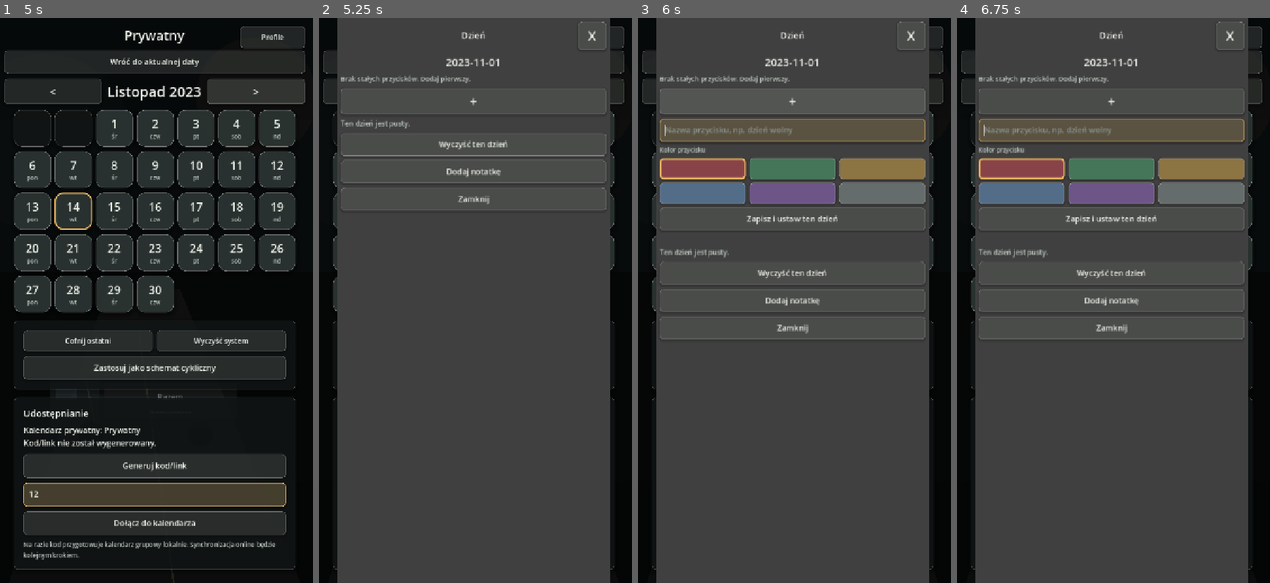
Above: before the commit, frames 1-4 (left to right).
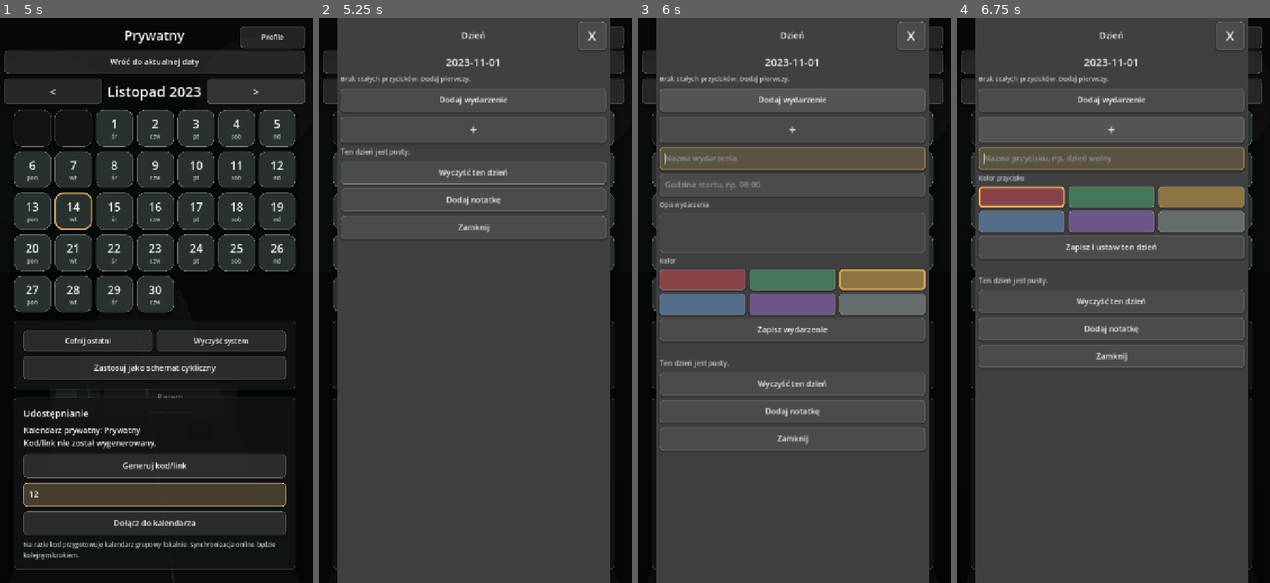
Above: after the commit, the same moments.

Repository: ElKlient/IDOL-Genesis
Game: Godot game, scene res://scenes/main.tscn
Two runs of this game, one before a commit and one after it. Both use one fixed random seed, a clock stepped at 60 frames per second and the inputs below.
Inputs (mouse positions are in pixels of both pictures, inside the frame that each line leads up to):
- Up to frame 1 (5 s): click (153, 492) at 0.52 s; type "12" at 0.6 s; click "Wróć do aktualnej daty" at 1.25 s; click "<" at 2 s; click "<" at 2.75 s; click ">" at 3.5 s; click ">" at 4.25 s
- Up to frame 2 (5.25 s): click (431, 125) at 5.02 s
- Up to frame 3 (6 s): click (791, 97) at 5.75 s, where only the run after the commit has a clickable "Dodaj wydarzenie"
- Up to frame 4 (6.75 s): click (1113, 125) at 6.52 s

Frame 1 is identical in both runs. In frame 2, 2.0% of the frame differs, in the area x 6-92%, y 13-39%; in frame 3, 17%, in the area x 6-92%, y 13-77%; in frame 4, 14%.

Commit message:
Add event dots to shared calendar

Diff:
--- a/apps/wspolny-kalendarz/scripts/main.gd
+++ b/apps/wspolny-kalendarz/scripts/main.gd
@@ -27,6 +27,8 @@
 const PROFILE_PANEL_WIDTH := 282
 const PROFILE_PANEL_HEIGHT := 410
 const SYSTEM_REPEAT_YEARS_AHEAD := 5
+const DEFAULT_EVENT_COLOR_INDEX := 2
+const MAX_EVENT_DOTS_ON_TILE := 5
 
 const COLOR_PANEL := Color(0.070, 0.085, 0.087, 0.82)
 const COLOR_PANEL_SOFT := Color(0.105, 0.120, 0.116, 0.76)
@@ -80,7 +82,7 @@
 var day_event_time_input: LineEdit
 var day_event_description_input: TextEdit
 var day_event_color_palette: GridContainer
-var day_event_color_index := 0
+var day_event_color_index := DEFAULT_EVENT_COLOR_INDEX
 var day_event_status_label: Label
 var day_fixed_button_form_box: VBoxContainer
 var day_fixed_name_input: LineEdit
@@ -379,6 +381,12 @@
 	day_quick_buttons_grid.add_theme_constant_override("separation", 8)
 	box.add_child(day_quick_buttons_grid)
 
+	var add_event_button := Button.new()
+	add_event_button.text = "Dodaj wydarzenie"
+	_prepare_control(add_event_button, 18, 54)
+	_connect_tap(add_event_button, Callable(self, "_toggle_day_event_form"))
+	box.add_child(add_event_button)
+
 	var add_fixed_button := Button.new()
 	add_fixed_button.text = "+"
 	_prepare_control(add_fixed_button, 30, 58)
@@ -552,7 +560,7 @@
 	var detail_events := _event_details_for_day(key)
 	var has_note := _notes().has(key) and String(_notes()[key]).strip_edges() != ""
 	var is_today := _is_today(year, month, day)
-	var color := _color_for_day(key, event_ids)
+	var color := _color_for_day(event_ids)
 
 	var button := Button.new()
 	button.text = ""
@@ -564,7 +572,7 @@
 	button.add_theme_stylebox_override("hover", _tile_style(color.lightened(0.06), is_today, true))
 	button.add_theme_stylebox_override("pressed", _tile_style(color.darkened(0.08), is_today, true))
 	button.add_theme_stylebox_override("focus", _tile_style(color, true, true))
-	_fill_day_tile(button, year, month, day, event_ids, has_note)
+	_fill_day_tile(button, year, month, day, event_ids, detail_events, has_note)
 	_connect_tap(button, Callable(self, "_open_day_dialog").bind(year, month, day))
 	return button
 
@@ -577,7 +585,7 @@
 	return spacer
 
 
-func _fill_day_tile(button: Button, year: int, month: int, day: int, event_ids: Array, has_note: bool) -> void:
+func _fill_day_tile(button: Button, year: int, month: int, day: int, event_ids: Array, detail_events: Array, has_note: bool) -> void:
 	var margin := MarginContainer.new()
 	margin.mouse_filter = Control.MOUSE_FILTER_IGNORE
 	margin.set_anchors_preset(Control.PRESET_FULL_RECT)
@@ -599,35 +607,55 @@
 	var weekday_label := _tile_label(WEEKDAY_SHORT_TILE[_weekday_monday_index(year, month, day)], 13, COLOR_TEXT_MUTED)
 	box.add_child(weekday_label)
 
-	var marker_text := _marker_text(_date_key(year, month, day), event_ids, has_note)
+	var marker_text := _marker_text(event_ids, has_note)
 	if marker_text != "":
 		box.add_child(_tile_label(marker_text, 10, COLOR_TEXT))
 
-
-func _marker_text(day_key: String, event_ids: Array, has_note: bool) -> String:
+	_add_event_dots_to_tile(box, detail_events)
+
+
+func _marker_text(event_ids: Array, has_note: bool) -> String:
 	var parts: Array[String] = []
 	for event_id in event_ids:
 		var category: Dictionary = _category_by_id(String(event_id))
 		if category.is_empty():
 			continue
 		parts.append(String(category.get("name", "")))
-	for item in _event_details_for_day(day_key):
+	if has_note:
+		parts.append("notatka")
+	if parts.is_empty():
+		return ""
+	return ", ".join(parts).left(18)
+
+
+func _add_event_dots_to_tile(box: VBoxContainer, detail_events: Array) -> void:
+	var colors: Array[int] = []
+	for item in detail_events:
 		if not (item is Dictionary):
 			continue
 		var detail: Dictionary = item as Dictionary
 		var name := String(detail.get("name", "")).strip_edges()
 		if name == "":
 			continue
-		var start_time := String(detail.get("time", "")).strip_edges()
-		var detail_label := name
-		if start_time != "":
-			detail_label = "%s %s" % [start_time, name]
-		parts.append(detail_label)
-	if has_note:
-		parts.append("notatka")
-	if parts.is_empty():
-		return ""
-	return ", ".join(parts).left(18)
+		colors.append(int(detail.get("color", DEFAULT_EVENT_COLOR_INDEX)))
+		if colors.size() >= MAX_EVENT_DOTS_ON_TILE:
+			break
+
+	if colors.is_empty():
+		return
+
+	var dots := HBoxContainer.new()
+	dots.mouse_filter = Control.MOUSE_FILTER_IGNORE
+	dots.alignment = BoxContainer.ALIGNMENT_CENTER
+	dots.add_theme_constant_override("separation", 3)
+	box.add_child(dots)
+
+	for color_index in colors:
+		var dot := Panel.new()
+		dot.mouse_filter = Control.MOUSE_FILTER_IGNORE
+		dot.custom_minimum_size = Vector2(9, 9)
+		dot.add_theme_stylebox_override("panel", _event_dot_style(_category_color(color_index)))
+		dots.add_child(dot)
 
 
 func _open_day_dialog(year: int, month: int, day: int) -> void:
@@ -664,7 +692,7 @@
 		day_fixed_button_form_box.visible = false
 	if day_note_form_box != null:
 		day_note_form_box.visible = false
-	day_event_color_index = 0
+	day_event_color_index = DEFAULT_EVENT_COLOR_INDEX
 	day_fixed_color_index = 0
 	_refresh_color_palettes()
 	if day_event_status_label != null:
@@ -940,6 +968,8 @@
 	day_event_name_input.text = ""
 	day_event_time_input.text = ""
 	day_event_description_input.text = ""
+	day_event_color_index = DEFAULT_EVENT_COLOR_INDEX
+	_refresh_color_palettes()
 	day_event_form_box.visible = false
 	_save_settings_to_disk()
 	_rebuild_calendar()
@@ -1390,16 +1420,11 @@
 	return {}
 
 
-func _color_for_day(day_key: String, event_ids: Array) -> Color:
+func _color_for_day(event_ids: Array) -> Color:
 	if not event_ids.is_empty():
 		var category: Dictionary = _category_by_id(String(event_ids[0]))
 		if not category.is_empty():
 			return _category_color(int(category.get("color", 0)))
-	for item in _event_details_for_day(day_key):
-		if not (item is Dictionary):
-			continue
-		var detail: Dictionary = item as Dictionary
-		return _category_color(int(detail.get("color", 0)))
 
 	return COLOR_TILE_EMPTY
 
@@ -1793,6 +1818,18 @@
 	return style
 
 
+func _event_dot_style(color: Color) -> StyleBoxFlat:
+	var style := StyleBoxFlat.new()
+	style.bg_color = color.lightened(0.20)
+	style.set_corner_radius_all(8)
+	style.set_border_width_all(1)
+	style.border_color = Color(1.0, 1.0, 1.0, 0.60)
+	style.shadow_color = Color(color.r, color.g, color.b, 0.78)
+	style.shadow_size = 7
+	style.shadow_offset = Vector2.ZERO
+	return style
+
+
 func _style(color: Color, radius: int) -> StyleBoxFlat:
 	var style := StyleBoxFlat.new()
 	style.bg_color = color
